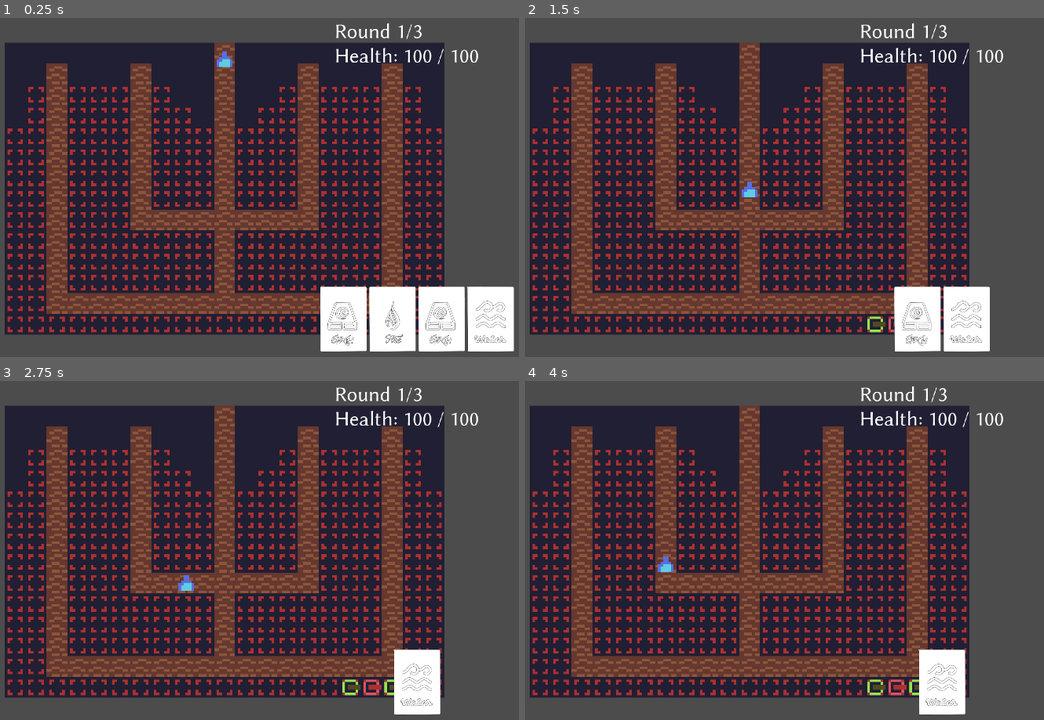
Above: before the commit, frames 1-4 (two rows, left to right).
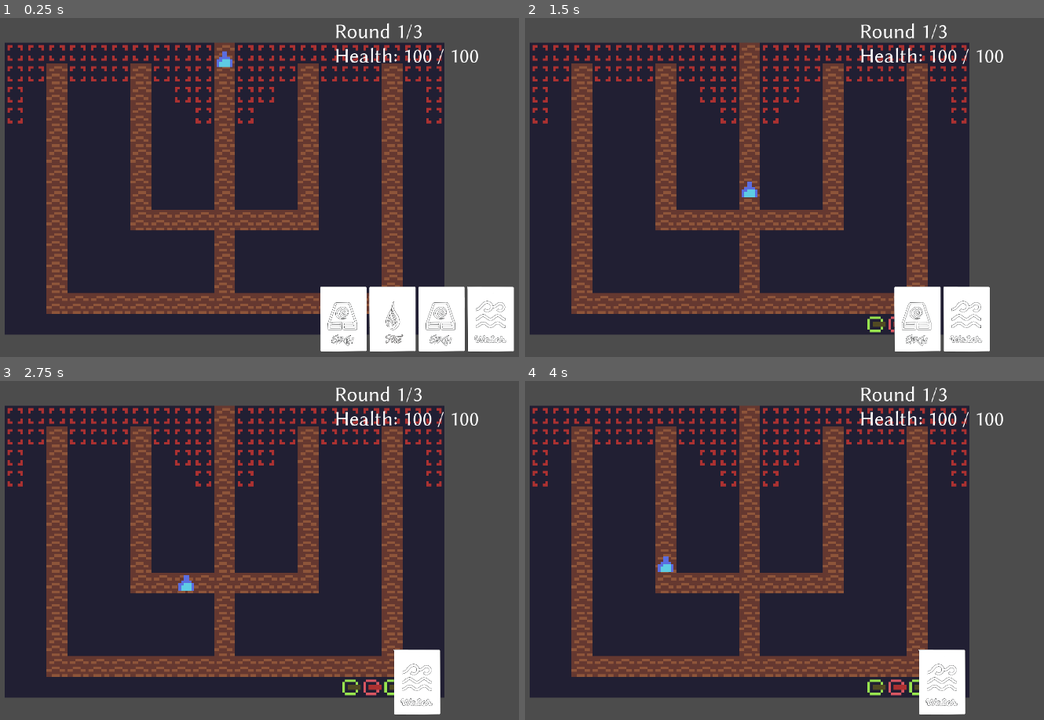
Above: after the commit, the same moments.

Repository: ModProg/GMTK-21
Game: Godot game, scene res://Scenes/ScrapScene.tscn
The game is run twice, just before and just after one commit, with the same random seed, the same clock (stepped at 60 frames per second) and the same inputs.
Inputs (mouse positions are in pixels of both pictures, inside the frame that each line leads up to):
- Up to frame 1 (0.25 s): no input
- Up to frame 2 (1.5 s): click (867, 319) at 0.52 s; click (893, 319) at 1.27 s
- Up to frame 3 (2.75 s): click (394, 682) at 2.02 s
- Up to frame 4 (4 s): move the mouse to (888, 533) at 2.77 s; press the mouse at (888, 533) at 2.78 s; move the mouse to (623, 570) at 3.52 s; release the mouse at (623, 570) at 3.53 s; click (623, 570) at 3.6 s

The runs differ from the first frame. In frame 1, 11% of the frame differs, in the area x 1-86%, y 7-93%; in frame 2, 11%; in frame 3, 11%; in frame 4, 11%.

Commit message:
Moved Tileset to Externel File (Art/Tiles.tres); Added support for Tile.gd for buildable checking

Diff:
--- /dev/null
+++ b/Godot/Art/Icons/Air Icon.tres
@@ -0,0 +1,7 @@
+[gd_resource type="AtlasTexture" load_steps=2 format=2]
+
+[ext_resource path="res://Art/DeveloperArt.png" type="Texture" id=1]
+
+[resource]
+atlas = ExtResource( 1 )
+region = Rect2( 8, 8, 8, 8 )
--- /dev/null
+++ b/Godot/Art/Icons/Earth Icon.tres
@@ -0,0 +1,7 @@
+[gd_resource type="AtlasTexture" load_steps=2 format=2]
+
+[ext_resource path="res://Art/DeveloperArt.png" type="Texture" id=1]
+
+[resource]
+atlas = ExtResource( 1 )
+region = Rect2( 16, 8, 8, 8 )
--- /dev/null
+++ b/Godot/Art/Icons/Fire Icon.tres
@@ -0,0 +1,7 @@
+[gd_resource type="AtlasTexture" load_steps=2 format=2]
+
+[ext_resource path="res://Art/DeveloperArt.png" type="Texture" id=1]
+
+[resource]
+atlas = ExtResource( 1 )
+region = Rect2( 24, 8, 8, 8 )
--- /dev/null
+++ b/Godot/Art/Icons/Water Icon.tres
@@ -0,0 +1,7 @@
+[gd_resource type="AtlasTexture" load_steps=2 format=2]
+
+[ext_resource path="res://Art/DeveloperArt.png" type="Texture" id=1]
+
+[resource]
+atlas = ExtResource( 1 )
+region = Rect2( 0, 8, 8, 8 )
--- a/Godot/Art/Tiles.tres
+++ b/Godot/Art/Tiles.tres
@@ -21,7 +21,7 @@
 1/texture = ExtResource( 1 )
 1/tex_offset = Vector2( 0, 0 )
 1/modulate = Color( 1, 1, 1, 1 )
-1/region = Rect2( 8, 0, 8, 8 )
+1/region = Rect2( 16, 0, 8, 8 )
 1/tile_mode = 0
 1/occluder_offset = Vector2( 0, 0 )
 1/navigation_offset = Vector2( 0, 0 )
@@ -35,7 +35,7 @@
 2/texture = ExtResource( 1 )
 2/tex_offset = Vector2( 0, 0 )
 2/modulate = Color( 1, 1, 1, 1 )
-2/region = Rect2( 16, 0, 8, 8 )
+2/region = Rect2( 8, 0, 8, 8 )
 2/tile_mode = 0
 2/occluder_offset = Vector2( 0, 0 )
 2/navigation_offset = Vector2( 0, 0 )
--- a/Godot/Scenarios/Tutorial.json
+++ b/Godot/Scenarios/Tutorial.json
@@ -4,21 +4,21 @@
     {
       "help_text": "This is an enemy, it will run towards your base and damage it",
       "enemies": ["fire"],
-      "turret_count": 0,
+      "card_count": 0,
       "round_time": 5,
       "spawn_time": 2
     },
     {
       "help_text": "Now you'll have something to defend yourself against fire. \nYou guessed it, {{Water}}.",
       "enemy_distribution": { "fire": 5 },
-      "turrets": { "water": 1 },
+      "cards": { "water": 1 },
       "round_time": 10,
       "spawn_time": 1,
       "initial_spawn_time": 5
     },
     {
       "help_text": "This time your enemy is {{Air}}, I won't tell you what tower to use, that's something you can try for yourself.",
-      "turret_count": 1,
+      "card_count": 1,
       "enemy_count": 4,
       "round_time": 10,
       "spawn_time": 1,
--- a/Godot/Scenes/Maps/Scrap.tscn
+++ b/Godot/Scenes/Maps/Scrap.tscn
@@ -1,58 +1,14 @@
-[gd_scene load_steps=5 format=2]
+[gd_scene load_steps=4 format=2]
 
-[ext_resource path="res://Art/DeveloperArt.png" type="Texture" id=1]
+[ext_resource path="res://Art/Tiles.tres" type="TileSet" id=1]
 
-[sub_resource type="TileSet" id=1]
-0/name = "Way"
-0/texture = ExtResource( 1 )
-0/tex_offset = Vector2( 0, 0 )
-0/modulate = Color( 1, 1, 1, 1 )
-0/region = Rect2( 0, 0, 8, 8 )
-0/tile_mode = 0
-0/occluder_offset = Vector2( 0, 0 )
-0/navigation_offset = Vector2( 0, 0 )
-0/shape_offset = Vector2( 0, 0 )
-0/shape_transform = Transform2D( 1, 0, 0, 1, 0, 0 )
-0/shape_one_way = false
-0/shape_one_way_margin = 0.0
-0/shapes = [  ]
-0/z_index = 0
-1/name = "FreePlace"
-1/texture = ExtResource( 1 )
-1/tex_offset = Vector2( 0, 0 )
-1/modulate = Color( 1, 1, 1, 1 )
-1/region = Rect2( 8, 0, 8, 8 )
-1/tile_mode = 0
-1/occluder_offset = Vector2( 0, 0 )
-1/navigation_offset = Vector2( 0, 0 )
-1/shape_offset = Vector2( 0, 0 )
-1/shape_transform = Transform2D( 1, 0, 0, 1, 0, 0 )
-1/shape_one_way = false
-1/shape_one_way_margin = 0.0
-1/shapes = [  ]
-1/z_index = 0
-2/name = "DeveloperArt.png 2"
-2/texture = ExtResource( 1 )
-2/tex_offset = Vector2( 0, 0 )
-2/modulate = Color( 1, 1, 1, 1 )
-2/region = Rect2( 16, 0, 8, 8 )
-2/tile_mode = 0
-2/occluder_offset = Vector2( 0, 0 )
-2/navigation_offset = Vector2( 0, 0 )
-2/shape_offset = Vector2( 0, 0 )
-2/shape_transform = Transform2D( 1, 0, 0, 1, 0, 0 )
-2/shape_one_way = false
-2/shape_one_way_margin = 0.0
-2/shapes = [  ]
-2/z_index = 0
-
-[sub_resource type="Curve2D" id=2]
+[sub_resource type="Curve2D" id=1]
 bake_interval = 0.01
 _data = {
 "points": PoolVector2Array( 0, 0, 0, 0, 32, 32, 0, 0, 0, 0, 32, 224, 0, 0, 0, 0, 224, 224, 0, 0, 0, 0, 224, 152, 0, 0, 0, 0, 488, 152, 0, 0, 0, 0, 488, 224, 0, 0, 0, 0, 568, 224 )
 }
 
-[sub_resource type="Curve2D" id=3]
+[sub_resource type="Curve2D" id=2]
 bake_interval = 0.01
 _data = {
 "points": PoolVector2Array( 0, 0, 0, 0, 32, 32, 0, 0, 0, 0, 32, 224, 0, 0, 0, 0, 224, 224, 0, 0, 0, 0, 224, 416, 0, 0, 0, 0, 416, 416, 0, 0, 0, 0, 416, 352, 0, 0, 0, 0, 488, 352, 0, 0, 0, 0, 488, 288, 0, 0, 0, 0, 552, 288 )
@@ -62,7 +18,7 @@
 
 [node name="TileMap" type="TileMap" parent="."]
 scale = Vector2( 8, 8 )
-tile_set = SubResource( 1 )
+tile_set = ExtResource( 1 )
 cell_size = Vector2( 8, 8 )
 format = 1
 tile_data = PoolIntArray( 0, 0, 0, 1, 1, 0, 2, 1, 0, 3, 2, 0, 4, 2, 0, 5, 2, 0, 6, 2, 0, 7, 2, 0, 8, 2, 0, 9, 1, 0, 10, …(1288 unchanged characters)…
--- a/Godot/Scenes/Maps/Scrup.tscn
+++ b/Godot/Scenes/Maps/Scrup.tscn
@@ -1,70 +1,26 @@
-[gd_scene load_steps=7 format=2]
+[gd_scene load_steps=6 format=2]
 
-[ext_resource path="res://Art/DeveloperArt.png" type="Texture" id=1]
+[ext_resource path="res://Art/Tiles.tres" type="TileSet" id=1]
 
-[sub_resource type="TileSet" id=1]
-0/name = "Way"
-0/texture = ExtResource( 1 )
-0/tex_offset = Vector2( 0, 0 )
-0/modulate = Color( 1, 1, 1, 1 )
-0/region = Rect2( 0, 0, 8, 8 )
-0/tile_mode = 0
-0/occluder_offset = Vector2( 0, 0 )
-0/navigation_offset = Vector2( 0, 0 )
-0/shape_offset = Vector2( 0, 0 )
-0/shape_transform = Transform2D( 1, 0, 0, 1, 0, 0 )
-0/shape_one_way = false
-0/shape_one_way_margin = 0.0
-0/shapes = [  ]
-0/z_index = 0
-1/name = "FreePlace"
-1/texture = ExtResource( 1 )
-1/tex_offset = Vector2( 0, 0 )
-1/modulate = Color( 1, 1, 1, 1 )
-1/region = Rect2( 8, 0, 8, 8 )
-1/tile_mode = 0
-1/occluder_offset = Vector2( 0, 0 )
-1/navigation_offset = Vector2( 0, 0 )
-1/shape_offset = Vector2( 0, 0 )
-1/shape_transform = Transform2D( 1, 0, 0, 1, 0, 0 )
-1/shape_one_way = false
-1/shape_one_way_margin = 0.0
-1/shapes = [  ]
-1/z_index = 0
-2/name = "DeveloperArt.png 2"
-2/texture = ExtResource( 1 )
-2/tex_offset = Vector2( 0, 0 )
-2/modulate = Color( 1, 1, 1, 1 )
-2/region = Rect2( 16, 0, 8, 8 )
-2/tile_mode = 0
-2/occluder_offset = Vector2( 0, 0 )
-2/navigation_offset = Vector2( 0, 0 )
-2/shape_offset = Vector2( 0, 0 )
-2/shape_transform = Transform2D( 1, 0, 0, 1, 0, 0 )
-2/shape_one_way = false
-2/shape_one_way_margin = 0.0
-2/shapes = [  ]
-2/z_index = 0
-
-[sub_resource type="Curve2D" id=2]
+[sub_resource type="Curve2D" id=1]
 bake_interval = 0.01
 _data = {
 "points": PoolVector2Array( 0, 0, 0, 0, 672, 32, 0, 0, 0, 0, 672, 544, 0, 0, 0, 0, 416, 544, 0, 0, 0, 0, 416, 96 )
 }
 
-[sub_resource type="Curve2D" id=3]
+[sub_resource type="Curve2D" id=2]
 bake_interval = 0.01
 _data = {
 "points": PoolVector2Array( 0, 0, 0, 0, 672, 32, 0, 0, 0, 0, 672, 544, 0, 0, 0, 0, 928, 544, 0, 0, 0, 0, 928, 96 )
 }
 
-[sub_resource type="Curve2D" id=4]
+[sub_resource type="Curve2D" id=3]
 bake_interval = 0.01
 _data = {
 "points": PoolVector2Array( 0, 0, 0, 0, 672, 32, 0, 0, 0, 0, 672, 800, 0, 0, 0, 0, 1184, 800, 0, 0, 0, 0, 1184, 96 )
 }
 
-[sub_resource type="Curve2D" id=5]
+[sub_resource type="Curve2D" id=4]
 bake_interval = 0.01
 _data = {
 "points": PoolVector2Array( 0, 0, 0, 0, 672, 32, 0, 0, 0, 0, 672, 800, 0, 0, 0, 0, 160, 800, 0, 0, 0, 0, 160, 96 )
@@ -74,7 +30,7 @@
 
 [node name="TileMap" type="TileMap" parent="."]
 scale = Vector2( 8, 8 )
-tile_set = SubResource( 1 )
+tile_set = ExtResource( 1 )
 cell_size = Vector2( 8, 8 )
 format = 1
 tile_data = PoolIntArray( 0, 2, 0, 1, 2, 0, 2, 2, 0, 3, 2, 0, 4, 2, 0, 5, 2, 0, 6, 2, 0, 7, 2, 0, 8, 2, 0, 9, 2, 0, 10, …(3908 unchanged characters)…
--- a/Godot/Scripts/Tower.gd
+++ b/Godot/Scripts/Tower.gd
@@ -36,7 +36,7 @@
 		ex_tower.visible = true
 		ex_tower = null
 	var tile_pos = tile_map.world_to_map(tile_map.get_local_mouse_position())
-	if tile_map.get_cellv(tile_pos) == 1:
+	if Tile.is_build_able(tile_map.get_cellv(tile_pos)):
 		var l_ex_tower = game_controller.get_tower(tile_pos)
 		if l_ex_tower:
 			var combined = Element.combine(l_ex_tower.element, element)
@@ -67,7 +67,7 @@
 		texture = textures[element]
 	if building:
 		var tile_pos = tile_map.world_to_map(tile_map.get_local_mouse_position())
-		if tile_map.get_cellv(tile_pos) == 1:
+		if Tile.is_build_able(tile_map.get_cellv(tile_pos)):
 			global_position = tile_map.to_global(
 				tile_map.map_to_world(tile_pos) + tile_map.cell_size / 2
 			)
--- /dev/null
+++ b/Godot/Scripts/Utils/Tile.gd
@@ -0,0 +1,6 @@
+class_name Tile
+
+const build_able = [1]
+
+static func is_build_able(tile: int):
+	return build_able.has(tile)
--- a/Godot/project.godot
+++ b/Godot/project.godot
@@ -29,6 +29,11 @@
 "language": "GDScript",
 "path": "res://Scripts/Utils/Round.gd"
 }, {
+"base": "Reference",
+"class": "Tile",
+"language": "GDScript",
+"path": "res://Scripts/Utils/Tile.gd"
+}, {
 "base": "Control",
 "class": "UIController",
 "language": "GDScript",
@@ -39,6 +44,7 @@
 "GameController": "",
 "Music": "",
 "Round": "",
+"Tile": "",
 "UIController": ""
 }
 
Not shown: 1 places in Godot/Scenes/Maps/Scrap.tscn that only renumber resources
Not shown: 1 places in Godot/Scenes/Maps/Scrup.tscn that only renumber resources
